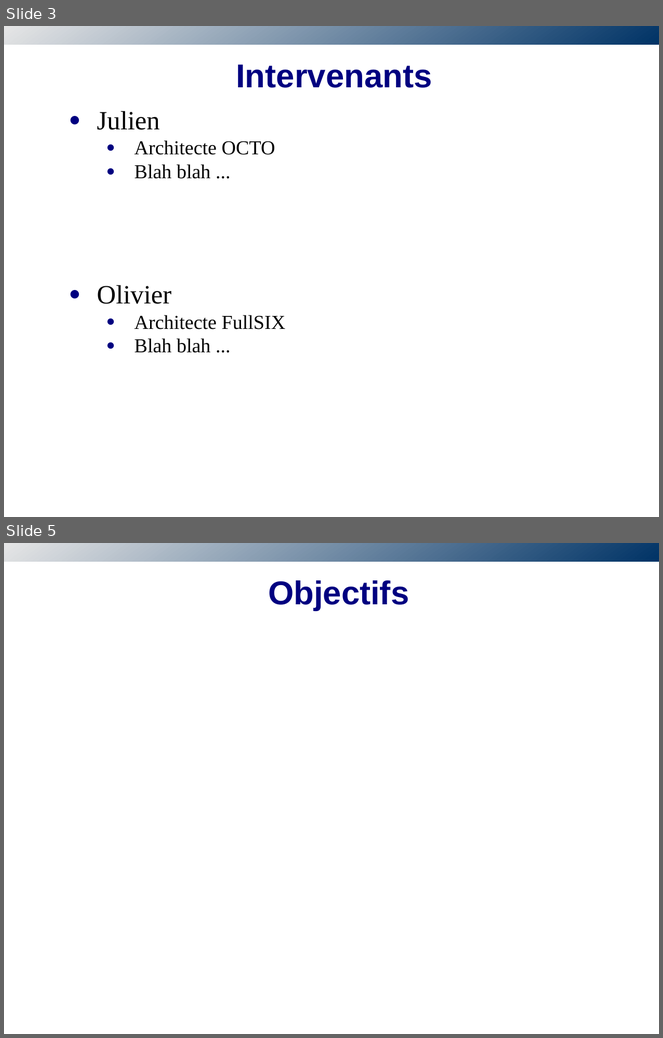
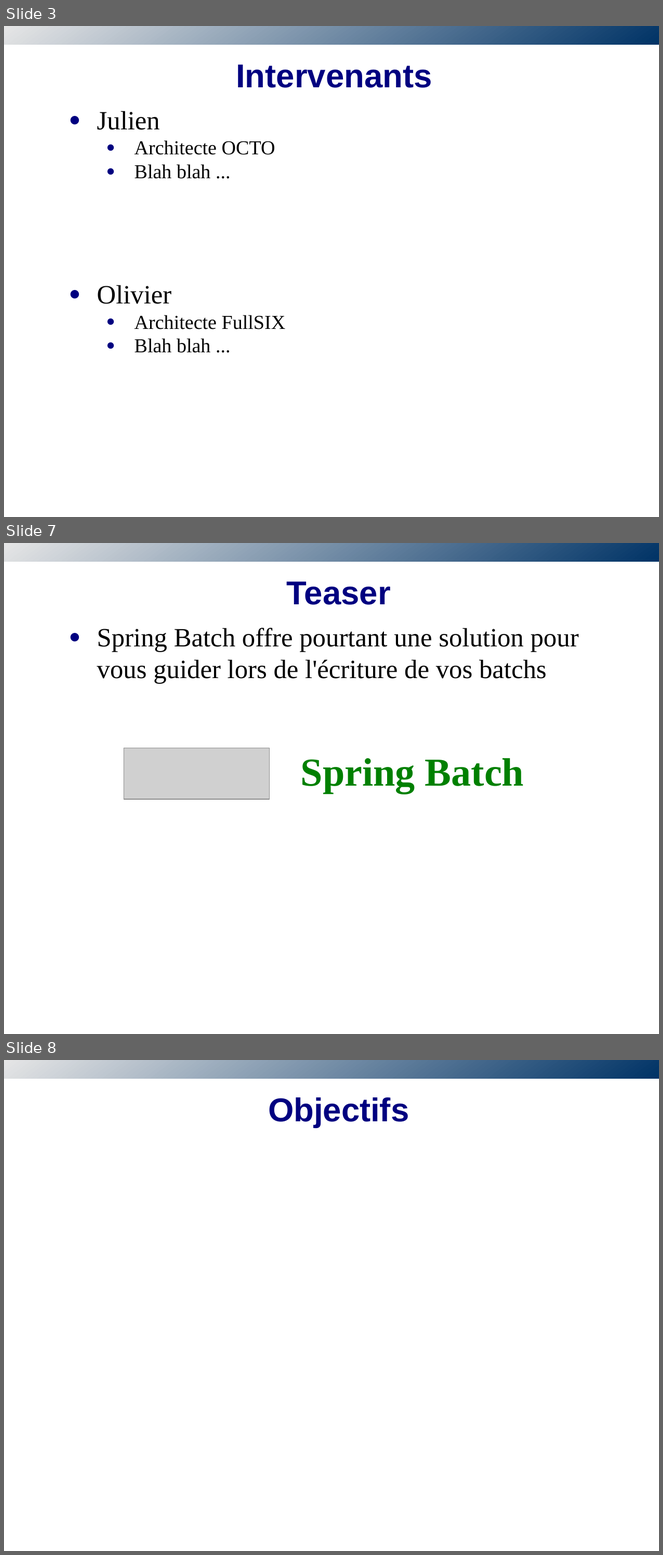
Before and after one commit to obazoud/spring-batch-sug, a slide deck: presentation/SUG-SpringBatch.odp. Shown one above the other, each under a label of ours: slides 3 and 5 before the commit, slides 3, 7 and 8 after it; the slides between them are not shown. The pictures are 663x1038 and 663x1555 pixels, drawn with LibreOffice and Linux fonts; fonts in the diff are those of the drawing; grey boxes stand for pictures; background and template pictures are left out. Boxes give left, top, right and bottom in pixels: in the first picture for what was removed or moved away, otherwise in the second. Text is boxed around its words. In the diff, an @@ line names an element or a change of style, - is before the commit and + after.

Commit message:
Add teaser

```diff
--- a/presentation/SUG-SpringBatch.odp
+++ b/presentation/SUG-SpringBatch.odp
@@ slide 7 added at box(4, 543, 659, 1034), background #FFFFFF; not listed: 1 template element that a slide beside it also shows @@
@@ title added at box(287, 581, 391, 605), 40 pt, text #000080, bold @@
+Teaser
@@ text added at box(97, 628, 579, 683), 32 pt, text #000000 @@
+● Spring Batch offre pourtant une solution pour vous guider lors de l'écriture de vos batchs
@@ picture added at box(124, 748, 270, 799) @@
@@ text added at box(301, 758, 524, 793), 48 pt, text #008000, bold @@
+Spring Batch
@@ what was slide 5 is now slide 8 @@
```
Also in this commit, not shown: 3 other slides added, 1 slide removed.
